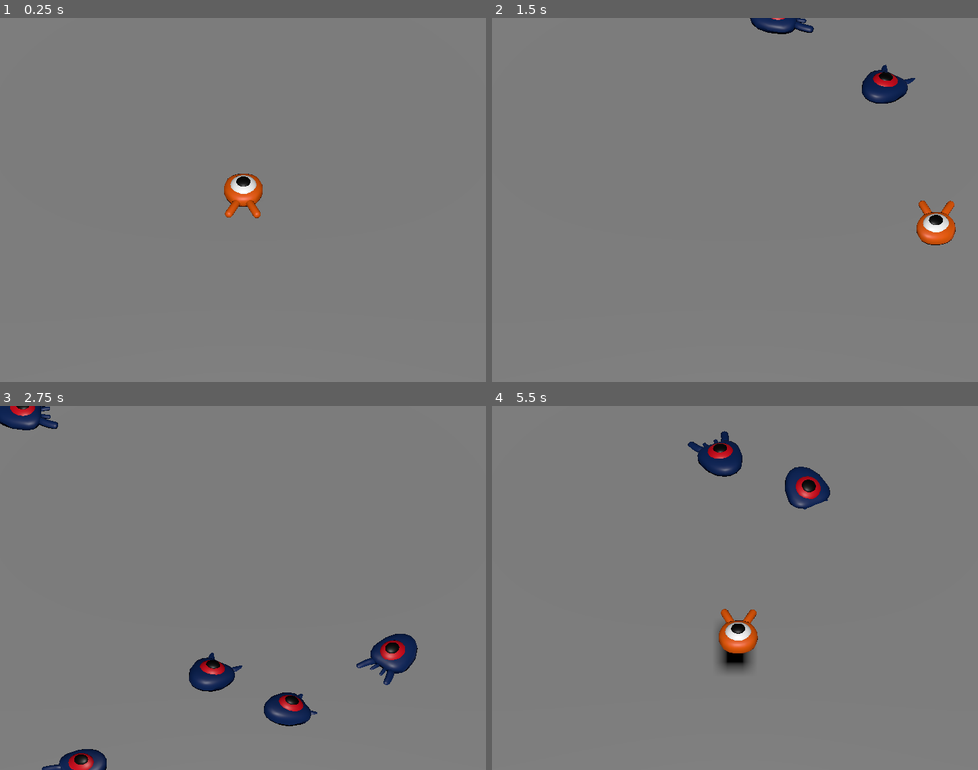
Above: before the commit, frames 1-4 (two rows, left to right).
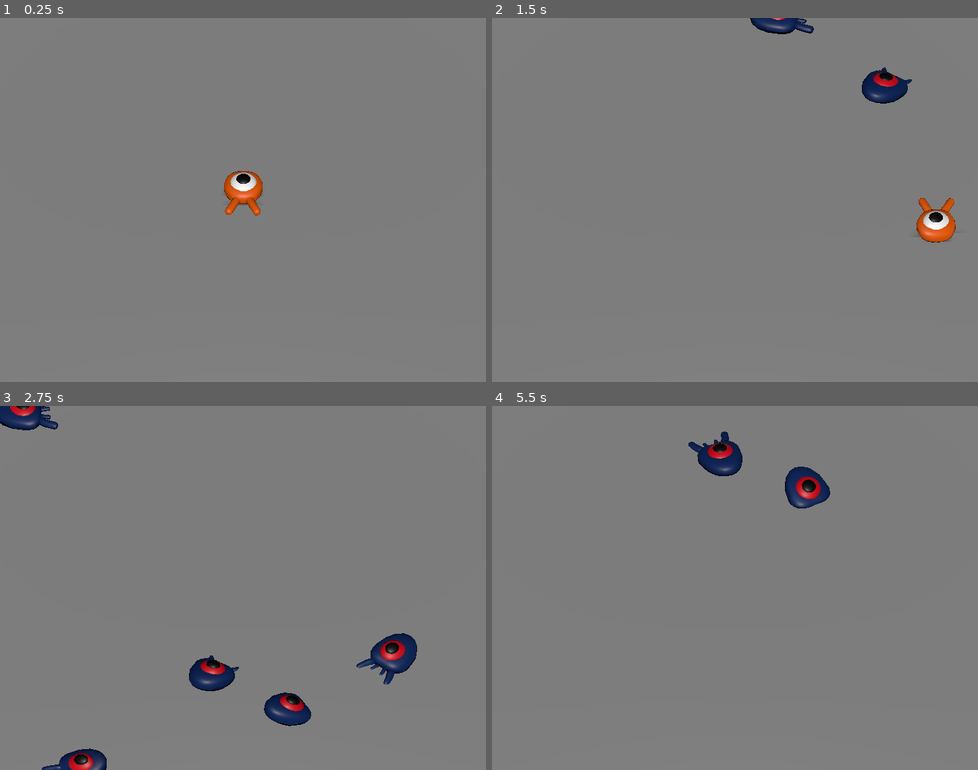
Above: after the commit, the same moments.

Repository: MovaUA/godot-squash-the-creep-3d
Game: Godot game, scene res://main.tscn
Two runs of this game, one before a commit and one after it. Both use one fixed random seed, a clock stepped at 60 frames per second and the inputs below.
Inputs:
- Up to frame 1 (0.25 s): no input
- Up to frame 2 (1.5 s): tap Enter at 0.5 s; hold Right (move_right) 0.53-1.28 s; tap Space (jump) at 0.77 s; hold Down (move_back) from 1.28 s (still down)
- Up to frame 3 (2.75 s): tap Space (jump) at 1.52 s; release Down (move_back) at 2.03 s; hold Right (move_right) from 2.03 s (still down)
- Up to frame 4 (5.5 s): release Right (move_right) at 2.78 s; hold Up (move_forward) 2.78-3.53 s; tap Space (jump) at 3.02, 3.77, 4.52 s; hold Left (move_left) 3.53-5.03 s; hold Down (move_back) from 5.03 s (still down)

The runs differ from the first frame. In frame 1, 0.4% of the frame differs, in the area x 46-55%, y 42-55%; in frame 2, 0.5%; in frame 3, 0.2%; in frame 4, 1.1%, in the area x 40-70%, y 6-73%.

Commit message:
fix player-mob collisions

Diff:
--- a/mob.tscn
+++ b/mob.tscn
@@ -3,8 +3,7 @@
 [ext_resource type="Script" path="res://mob.gd" id="1_qdyaq"]
 [ext_resource type="PackedScene" uid="uid://dy2af8qmsous2" path="res://art/mob.glb" id="1_re1xo"]
 
-[sub_resource type="CylinderShape3D" id="CylinderShape3D_sb53n"]
-height = 0.9
+[sub_resource type="SphereShape3D" id="SphereShape3D_8ptgm"]
 radius = 1.0
 
 [node name="Mob" type="CharacterBody3D" groups=["mob"]]
@@ -18,7 +17,7 @@
 
 [node name="CollisionShape3D" type="CollisionShape3D" parent="."]
 transform = Transform3D(1, 0, 0, 0, 1, 0, 0, 0, 1, 0.0242844, 0.159359, -0.104027)
-shape = SubResource("CylinderShape3D_sb53n")
+shape = SubResource("SphereShape3D_8ptgm")
 
 [node name="VisibleOnScreenNotifier3D" type="VisibleOnScreenNotifier3D" parent="."]
 aabb = AABB(-1.16278, -1, -1.35912, 2.32555, 2, 3.45163)
--- a/player.tscn
+++ b/player.tscn
@@ -4,11 +4,11 @@
 [ext_resource type="PackedScene" uid="uid://cf2fx3hon08nt" path="res://art/player.glb" id="1_q4obg"]
 
 [sub_resource type="SphereShape3D" id="SphereShape3D_d8q3t"]
-radius = 0.8
+radius = 1.0
 
 [sub_resource type="CylinderShape3D" id="CylinderShape3D_wp3r0"]
-height = 0.1
-radius = 1.1
+height = 0.2
+radius = 1.2
 
 [node name="Player" type="CharacterBody3D"]
 collision_mask = 6
@@ -28,7 +28,7 @@
 monitorable = false
 
 [node name="CollisionShape3D" type="CollisionShape3D" parent="MobDetector"]
-transform = Transform3D(1, 0, 0, 0, 1, 0, 0, 0, 1, 2.08165e-12, 0.2, 2.08165e-12)
+transform = Transform3D(1, 0, 0, 0, 1, 0, 0, 0, 1, 2.08165e-12, 0.1, 2.08165e-12)
 shape = SubResource("CylinderShape3D_wp3r0")
 
 [connection signal="body_entered" from="MobDetector" to="." method="_on_mob_detector_body_entered"]
